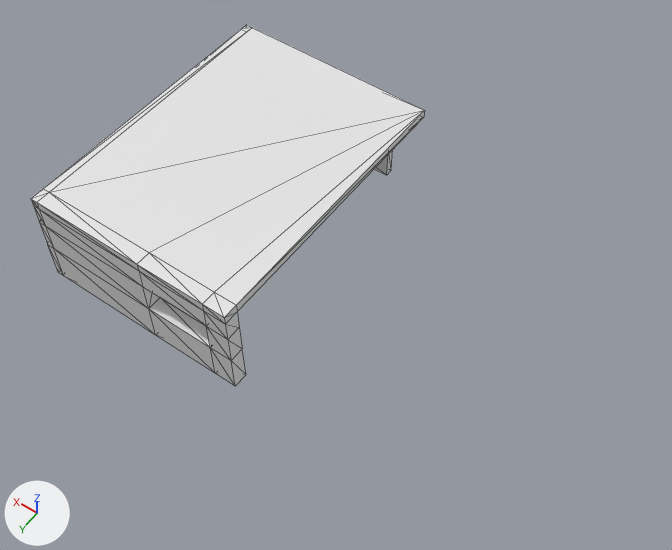
One commit to the glTF model assets/meshes/cabane.glb: the scene before it, then after it.
Rendered twice from a 50 mm camera at (-14.8, 22.2, 32.6) aimed at (-0.7, 2.4, 1.5). Lighting does not change. The marker at lower left points along +X, +Y and +Z. Mesh edges are drawn as thin lines. Vertices at the same position are counted once.
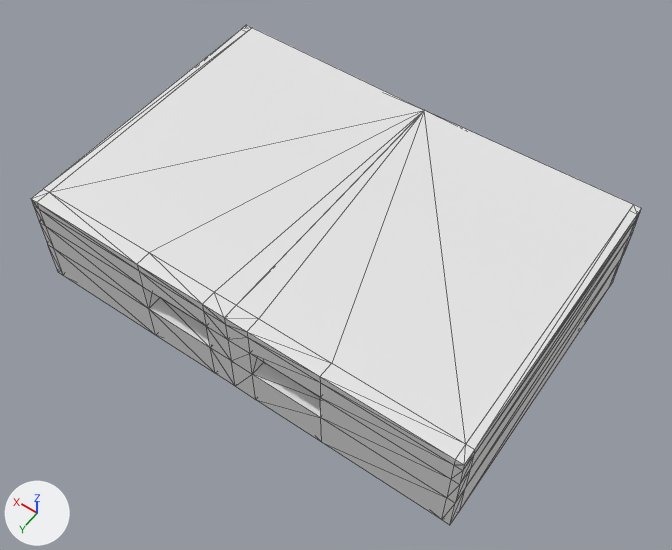
Where the change shows, as pixel boxes (x1, y1, x2, y2) in the pictures (672 x 550 px):
'Cube', reshaped (55% wider, 38% taller)
    before: (31, 25, 424, 386)
    after: (31, 25, 641, 525)
part 1 of me_cube, added
    after: (224, 110, 641, 525)

Diff of the bpy script that builds the scene:
```diff
--- a/assets/meshes/cabane.glb.py
+++ b/assets/meshes/cabane.glb.py
@@ me_cube @@
 me_cube.from_pydata(...)  # 80 vertices, 160 faces; spans x 0.0..10.17, y -5.45..8.45, z -0.06..4.76
 # used by ob_cube; location = (0.0, 0.0, 0.0)
+# me_cube part 1: the loose piece of 80 vertices spanning x 0.0..10.17, y -5.45..8.45, z -0.06..4.76 is copied, and the copy is mirrored in x about the mesh origin; it spans x -10.17..0.0, y -5.45..8.45, z -0.06..4.76
 me_cube.materials.append(mat_material)
```
